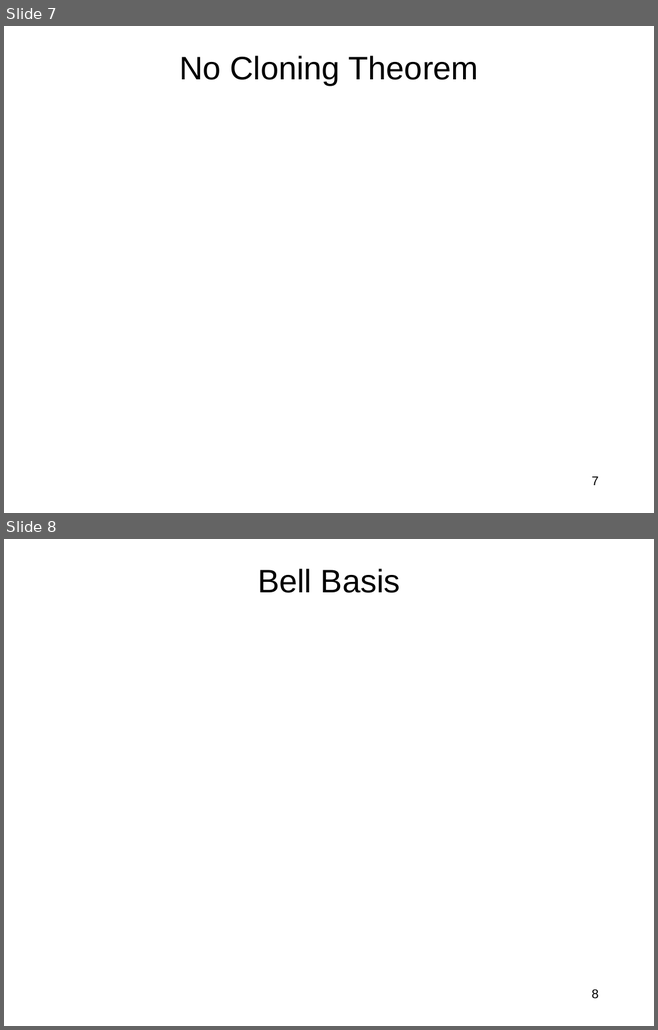
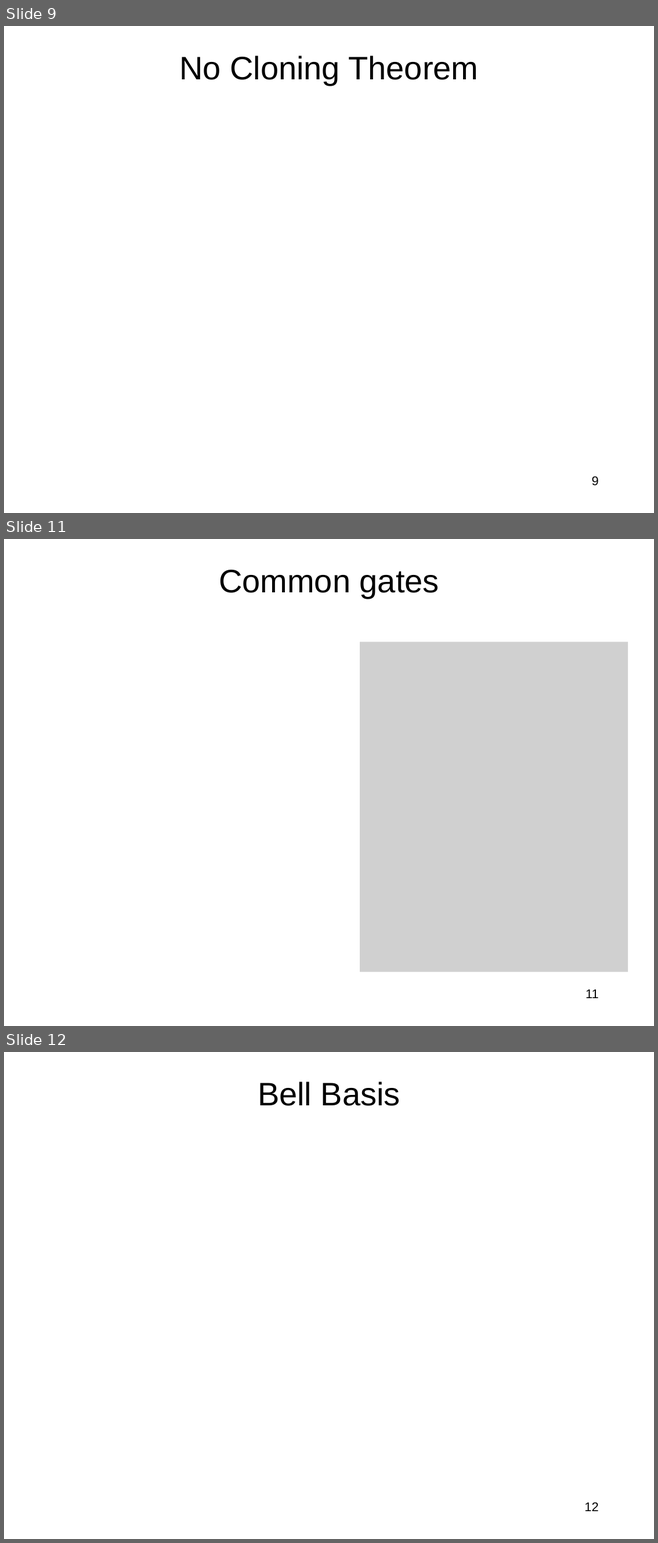
Before and after one commit to jlmucb/class_notes, a slide deck: BerkeleyClass/CS290Spring2013/Lectures/QC.pptx. Shown one above the other, each under a label of ours: slides 7 and 8 before the commit, slides 9, 11 and 12 after it; the slides between them are not shown. The pictures are 658x1030 and 658x1543 pixels, drawn with LibreOffice and Linux fonts; fonts in the diff are those of the drawing; grey boxes stand for pictures. Boxes give left, top, right and bottom in pixels: in the first picture for what was removed or moved away, otherwise in the second. Text is boxed around its words. In the diff, an @@ line names an element or a change of style, - is before the commit and + after.

```diff
--- a/BerkeleyClass/CS290Spring2013/Lectures/QC.pptx
+++ b/BerkeleyClass/CS290Spring2013/Lectures/QC.pptx
@@ slide 11 added at (4, 539, 654, 1026), background #FFFFFF @@
@@ title added at (219, 570, 439, 598), 36 pt, text #000000 @@
+Common gates
@@ picture added at (360, 642, 627, 972) @@
@@ page number added at (585, 990, 598, 998), 14 pt, text #000000 @@
+11
@@ what was slide 7 is now slide 9 @@
@@ page number at (592, 476, 598, 486): text changed @@
-7
+9
@@ what was slide 8 is now slide 12 @@
@@ page number at (584, 1502, 598, 1511): text changed @@
-8
+12
```
Also in this commit, not shown: 3 slides changed, 6 other slides added, 2 slides removed.
